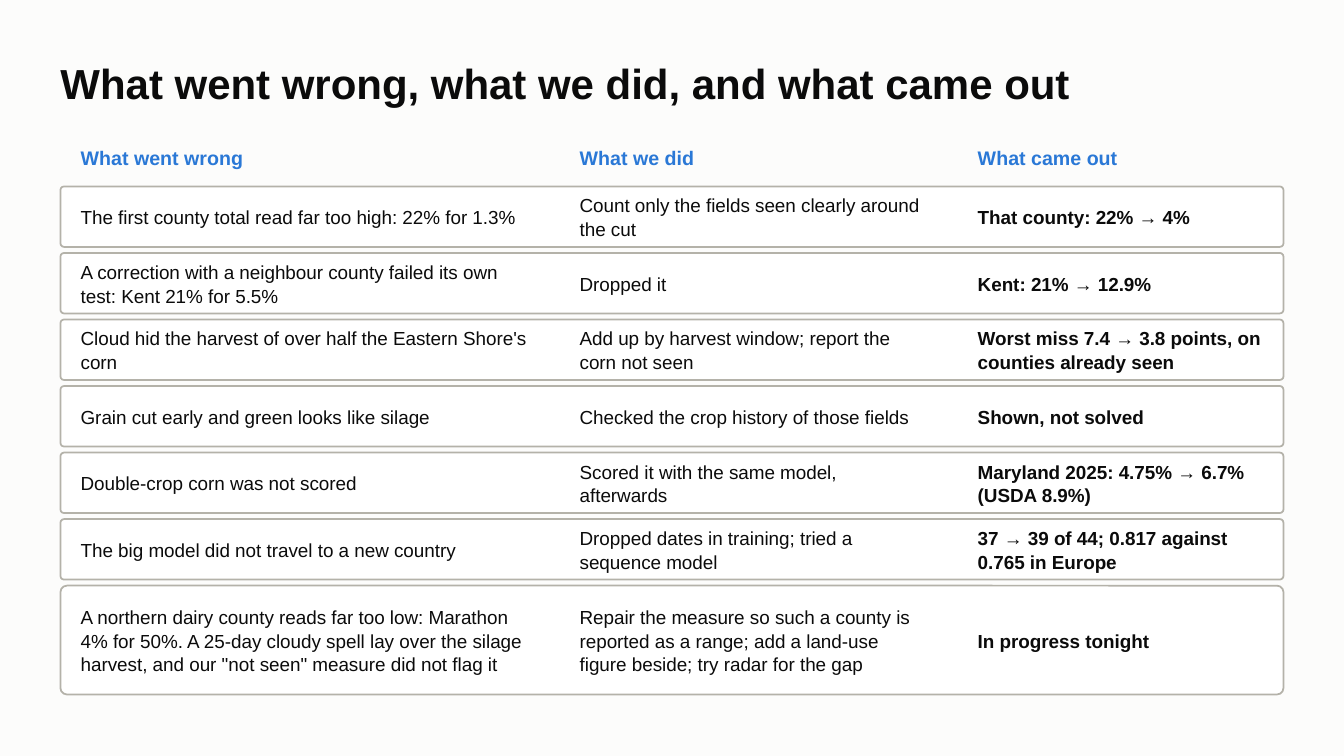
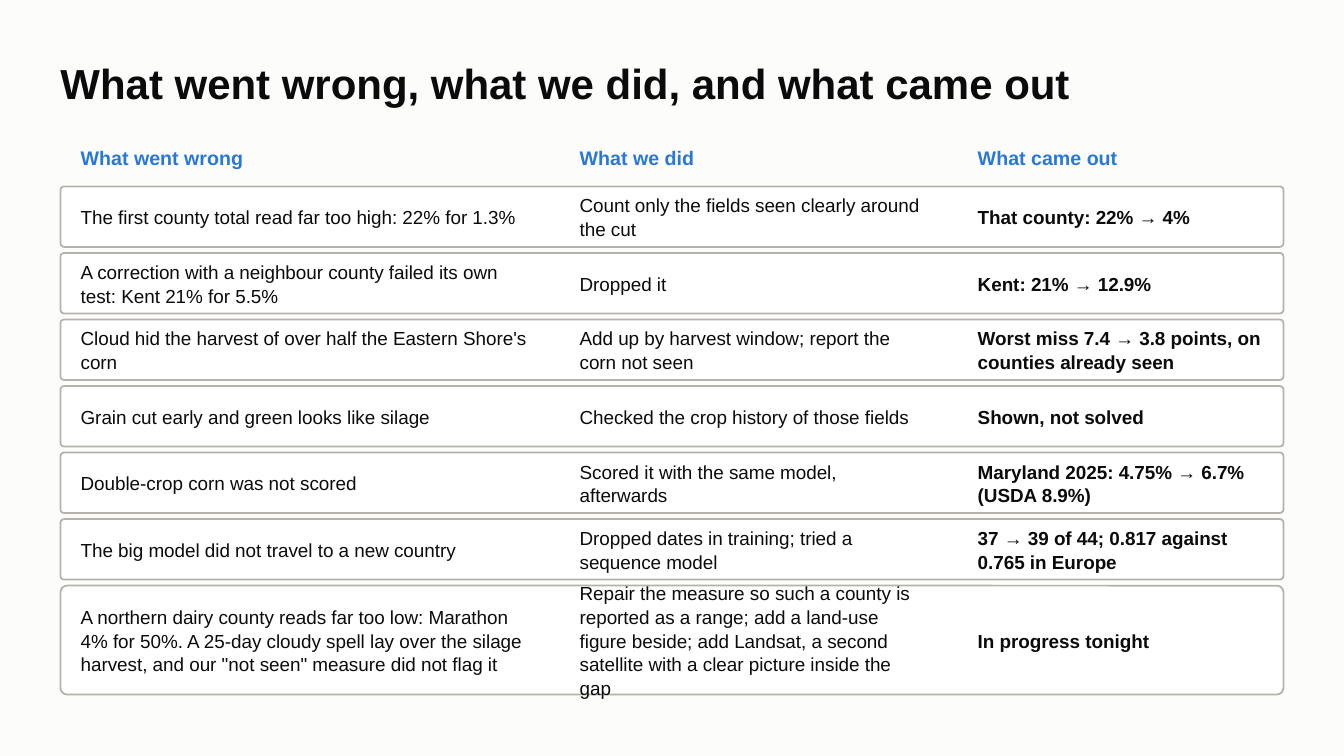
Before and after one commit to ChenSiyun1234/FieldVision, a slide deck: slide 13 of handoff/presentation/FieldVision_model_story.pptx. Drawn at 1344x756 pixels with LibreOffice and Linux fonts; fonts in the diff are those of the drawing. Boxes give left, top, right and bottom in pixels: in the first picture for what was removed or moved away, otherwise in the second. Text is boxed around its words. In the diff, an @@ line names an element or a change of style, - is before the commit and + after.

Commit message:
Deck: Landsat as the second satellite for the cloudy spell, measured response time

```diff
--- a/handoff/presentation/FieldVision_model_story.pptx
+++ b/handoff/presentation/FieldVision_model_story.pptx
@@ text at [580,586,910,699]: text changed @@
-Repair the measure so such a county is reported as a range; add a land-use figure beside; try radar for the gap
+Repair the measure so such a county is reported as a range; add a land-use figure beside; add Landsat, a second satellite with a clear picture inside the gap
```
Also in this commit, not shown: 4 other slides changed, 1 other file.
